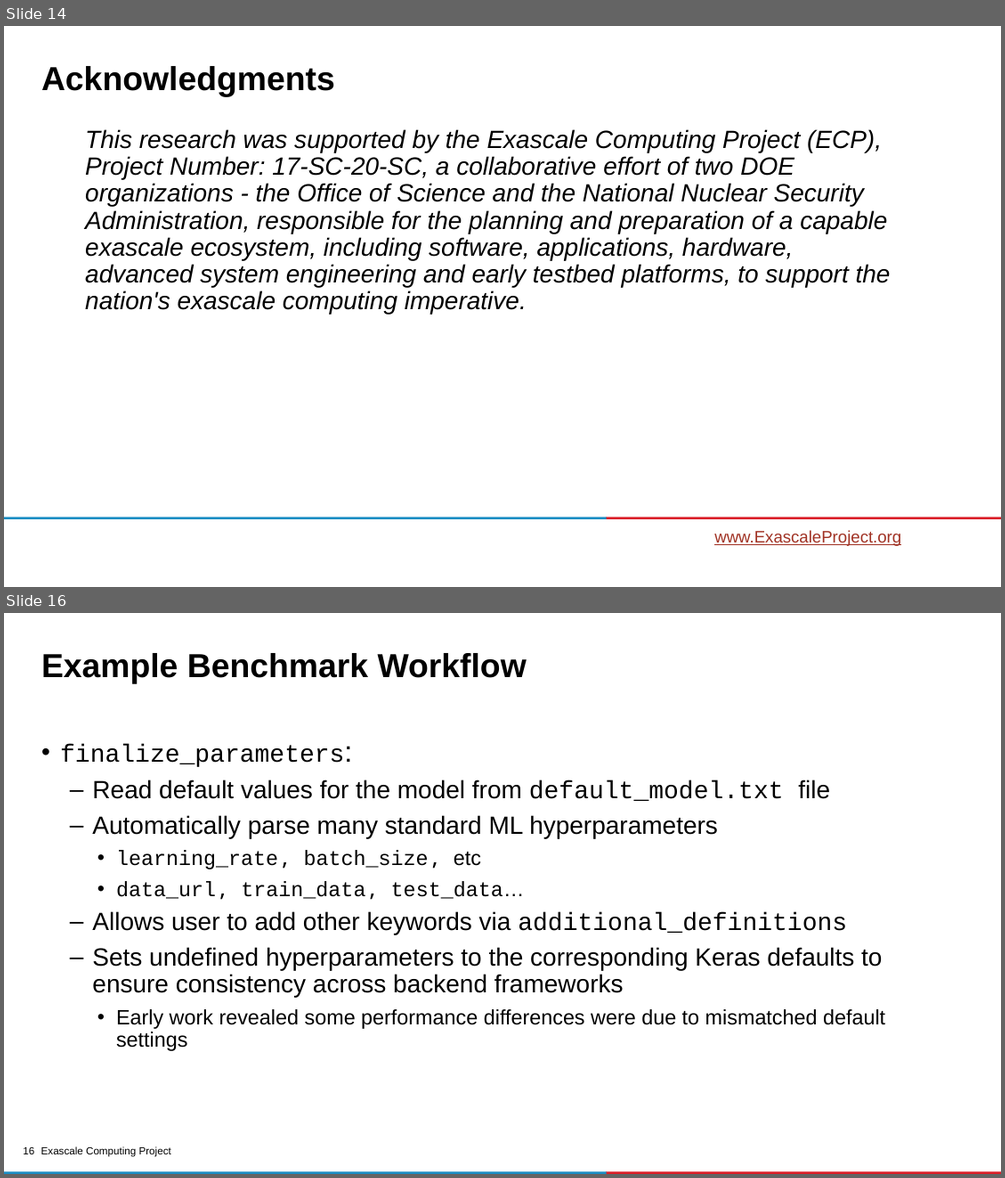
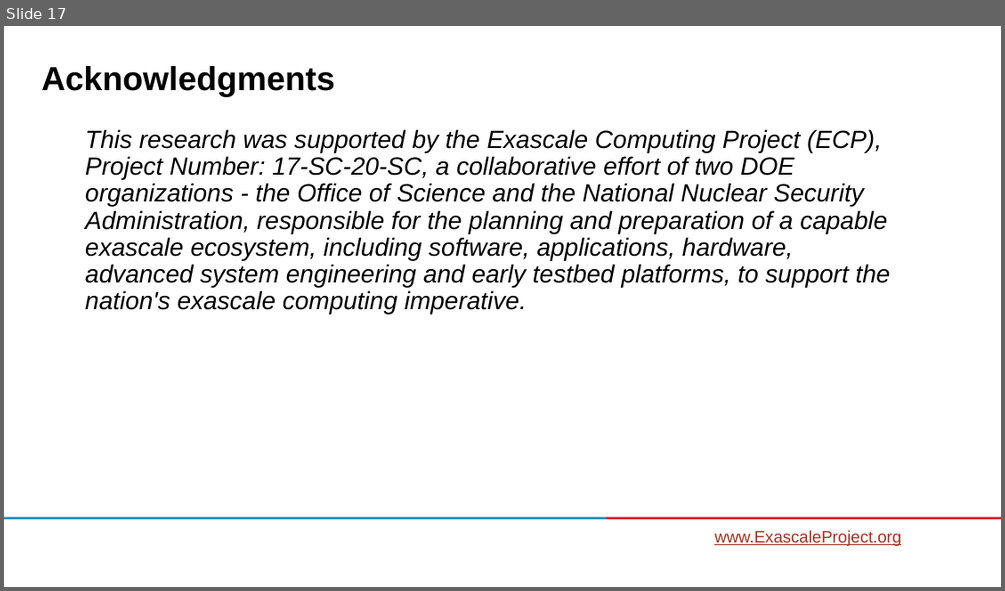
Before and after one commit to ECP-CANDLE/Tutorials, a slide deck: 2020/ECP/slides/03-library.pptx. Shown one above the other, each under a label of ours: slides 14 and 16 before the commit, slide 17 after it; the slides between them are not shown. The pictures are 1005x1178 and 1005x591 pixels, drawn with LibreOffice and Linux fonts; fonts in the diff are those of the drawing; background and template pictures are left out. Boxes give left, top, right and bottom in pixels: in the first picture for what was removed or moved away, otherwise in the second. Text is boxed around its words. In the diff, an @@ line names an element or a change of style, - is before the commit and + after.

```diff
--- a/2020/ECP/slides/03-library.pptx
+++ b/2020/ECP/slides/03-library.pptx
@@ slide 16 removed at [4,613,1001,1174], background #FFFFFF @@
@@ title removed at [41,653,526,684] @@
-Example Benchmark Workflow
@@ text removed at [60,745,885,1051] @@
-• finalize_parameters:
-  – Read default values for the model from default_model.txt file
-  – Automatically parse many standard ML hyperparameters
-    • learning_rate, batch_size, etc
-    • data_url, train_data, test_data…
-  – Allows user to add other keywords via additional_definitions
-  – Sets undefined hyperparameters to the corresponding Keras defaults to ensure consistency across backend frameworks
-    • Early work revealed some performance differences were due to mismatched default settings
@@ text removed at [41,1146,171,1157] @@
-Exascale Computing Project
@@ rectangle removed at [4,1172,606,1174] @@
@@ page number removed at [23,1147,34,1154] @@
-16
@@ rectangle removed at [606,1172,1001,1174] @@
@@ what was slide 14 is now slide 17 @@
```
Also in this commit, not shown: 3 slides added, 3 other slides removed.
